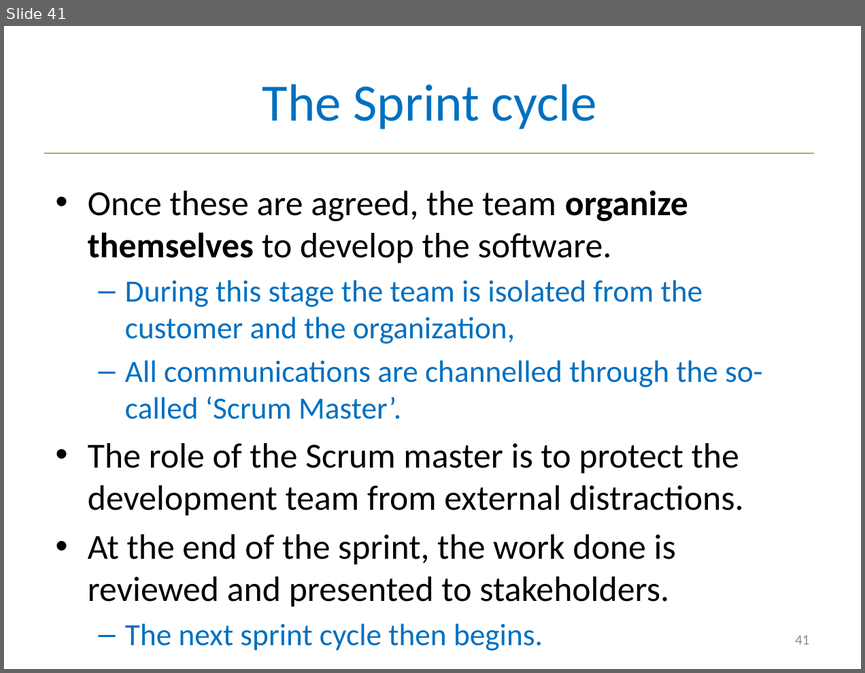
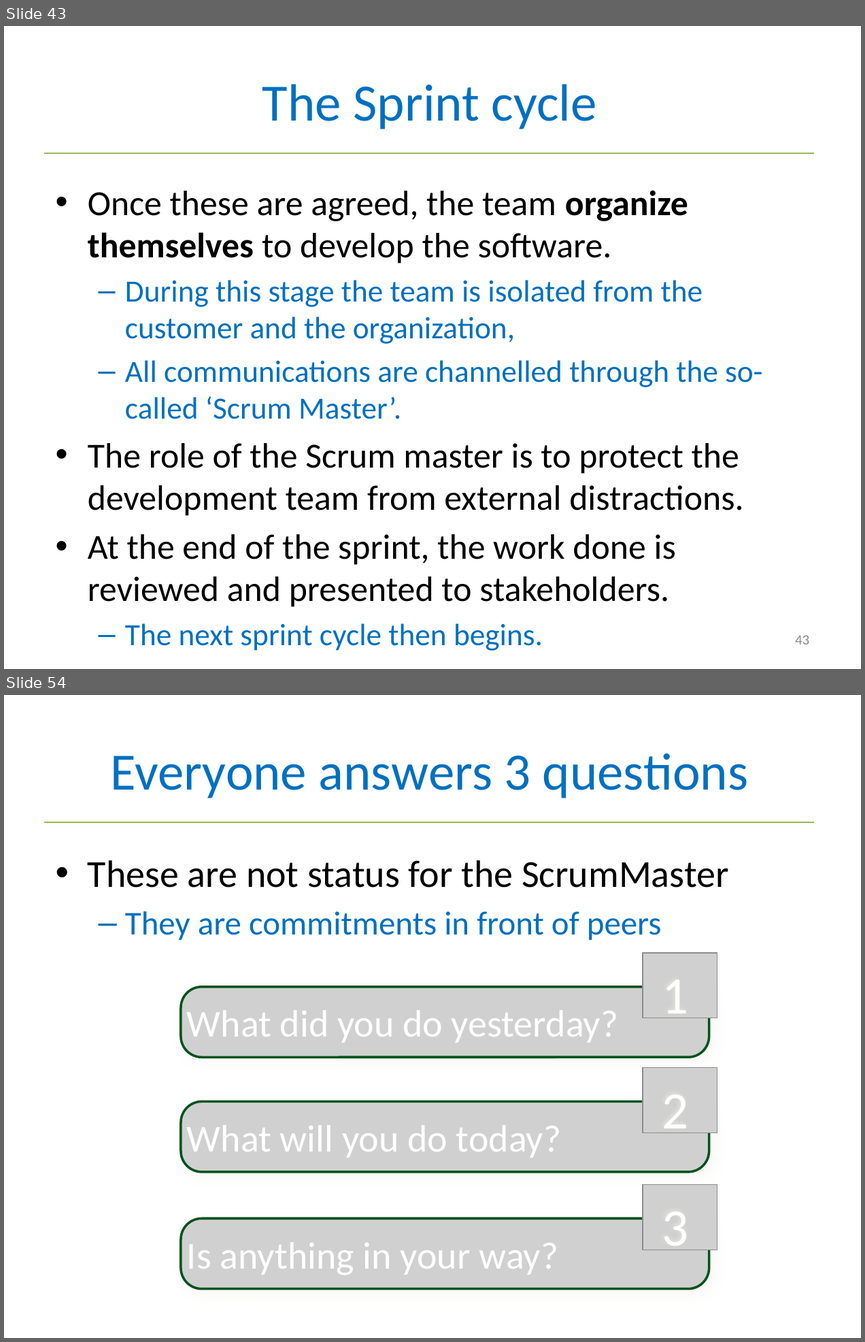
Before and after one commit to tuanct1997/USTH-SE-2017, a slide deck: slides/2 Agile Development.pptx. Shown one above the other, each under a label of ours: slide 41 before the commit, slides 43 and 54 after it; the slides between them are not shown. The pictures are 865x673 and 865x1342 pixels, drawn with LibreOffice and Linux fonts; fonts in the diff are those of the drawing; grey boxes stand for pictures. Boxes give left, top, right and bottom in pixels: in the first picture for what was removed or moved away, otherwise in the second. Text is boxed around its words. In the diff, an @@ line names an element or a change of style, - is before the commit and + after.

Commit message:
update slides with scrum

```diff
--- a/slides/2 Agile Development.pptx
+++ b/slides/2 Agile Development.pptx
@@ slide 54 added at (4, 695, 861, 1338), background #FFFFFF; not listed: 1 template element that a slide beside it also shows @@
@@ title added at (111, 753, 748, 798), 44 pt, text #0070C0 @@
+Everyone answers 3 questions
@@ text added at (88, 860, 729, 940), 32 pt, text #000000 @@
+• These are not status for the ScrumMaster
+  – They are commitments in front of peers
@@ picture added at (643, 953, 717, 1018) @@
@@ text added at (662, 980, 689, 1018), 44 pt, text #FFFFFF @@
+1
@@ picture added at (181, 986, 708, 1057), 32 pt, text #FFFFFF @@
+What did you do yesterday?
@@ picture added at (643, 1068, 717, 1133) @@
@@ picture added at (181, 1101, 708, 1172), 32 pt, text #FFFFFF @@
+What will you do today?
@@ text added at (662, 1094, 689, 1133), 44 pt, text #FFFFFF @@
+2
@@ picture added at (643, 1184, 717, 1249) @@
@@ picture added at (181, 1219, 708, 1289), 32 pt, text #FFFFFF @@
+Is anything in your way?
@@ text added at (662, 1211, 689, 1250), 44 pt, text #FFFFFF @@
+3
@@ what was slide 41 is now slide 43 @@
@@ page number at (795, 635, 809, 644): text changed @@
-41
+43
```
Also in this commit, not shown: 1 slide changed, 24 other slides added, 2 slides removed.
